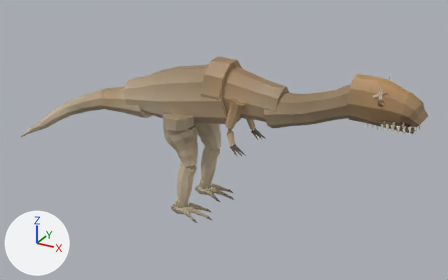
The glTF model examples/dinobrawl-3d/assets/allo.glb: old version first, new version second.
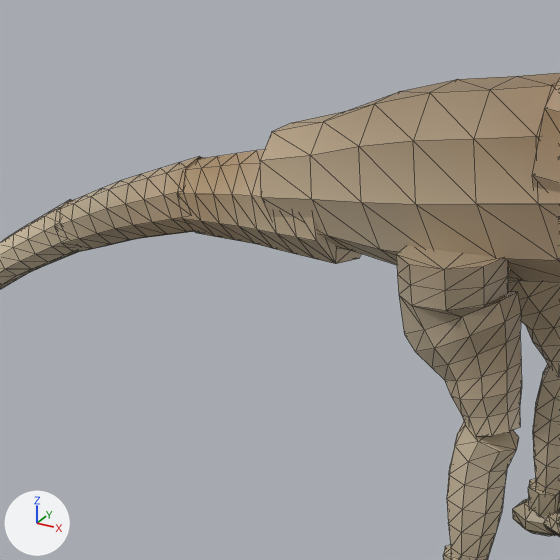
The first picture shows the older version from a 50 mm camera at (6.12, -10.76, 7.14) aimed at (0.01, 0.35, 1.58). The close-ups show the older and then the newer version on the part from 11% to 47% of the width and 16% to 72% of the height of that picture. Only the edits that show in the close-ups are written down. The axes (+X, +Y, +Z) are drawn at lower left. The lights are the same throughout. The close-ups show mesh edges as thin lines. Where no turn or scale is listed for an object, it has been applied to the vertices. Vertices at exactly the same position are counted once.

The first close-up shows 'bodym', 'footmL', 'shinmL', 'shinmR', 'tailm1', 'tailm2', 'tailm3', 'thighmL', 'thighmR'.
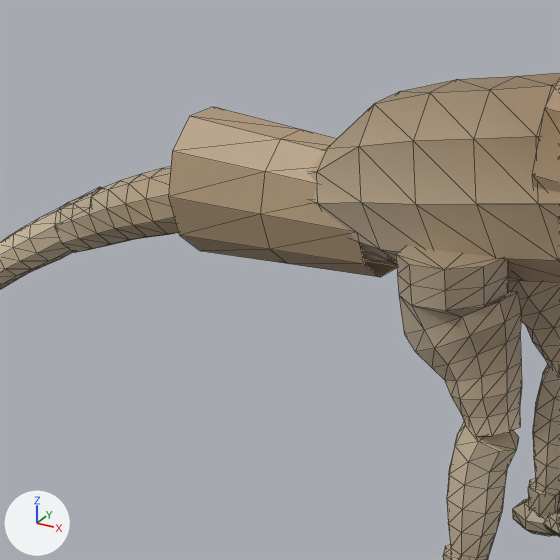
The change, as a diff of the scene's bpy script:
```diff
--- a/examples/dinobrawl-3d/assets/allo.glb.py
+++ b/examples/dinobrawl-3d/assets/allo.glb.py
@@ me_bodym_020 @@
 me_bodym_020.from_pydata(...)  # 130 vertices, 256 faces; spans x -2.21..1.57, y -0.52..0.52, z 2.01..3.54
 # used by ob_bodym; location = (0.0, 0.0, 0.0)
+# me_bodym_020 part 1: 20 of 130 vertices moved; they spanned x -2.21..-1.65, y -0.38..0.38, z 2.02..2.87 and now span x -2.21..-1.65, y -0.32..0.32, z 2.08..2.69; mean shift (0.0, 0.0, -0.06); largest move (-2.21, 0.11, 2.74) -> (-2.21, 0.07, 2.48)
 me_bodym_020.materials.append(mat_defaultmaterial_004)
@@ me_tailm1_016 @@
 # used by ob_tailm1; location = (0.0, 0.0, 0.0)
-me_tailm1_016.from_pydata(...)  # 72 vertices, 140 faces; spans x -2.958..-1.711, y -0.338..0.36, z 1.901..2.675
+me_tailm1_016.from_pydata(...)  # 72 vertices, 140 faces; spans x -2.958..-1.297, y -0.304..0.328, z 1.901..2.697
+# me_tailm1_016 part 2: 27 of 72 vertices moved; they spanned x -2.122..-1.711, y -0.338..0.36, z 1.911..2.675 and now span x -2.096..-1.297, y -0.304..0.328, z 1.915..2.697; mean shift (0.223, 0.002, 0.03); largest move (-1.791, 0.063, 2.675) -> (-1.34, 0.06, 2.697)
 me_tailm1_016.materials.append(mat_defaultmaterial_016)
@@ me_hipm @@
+me_hipm.from_pydata(...)  # 30 vertices, 40 faces; spans x -2.861..-1.431, y -0.391..0.391, z 1.809..2.741
+me_hipm.materials.append(mat_defaultmaterial_005)
@@ ob_hipm @@
+ob_hipm = bpy.data.objects.new('hipm', me_hipm)
+ob_hipm.location = (0.0, 0.0, 0.0)
```

Where the change shows, as pixel boxes (x1, y1, x2, y2) in the close-ups (560 x 560 px; the box of a moved part takes in the faces that stretch with it):
'bodym', reshaped: before (260, 73, 560, 282); after (309, 73, 560, 282)
'hipm', added (beige): after (168, 107, 397, 277)
'tailm1', reshaped, recoloured (mostly hidden afterwards): before (178, 150, 361, 264); after (359, 244, 392, 262)
part 1 of me_bodym_020, moved or reshaped: before (260, 92, 398, 265); after (309, 104, 397, 264)
part 2 of me_tailm1_016, moved or reshaped (mostly hidden afterwards): before (252, 168, 361, 264); after (359, 244, 392, 262)
